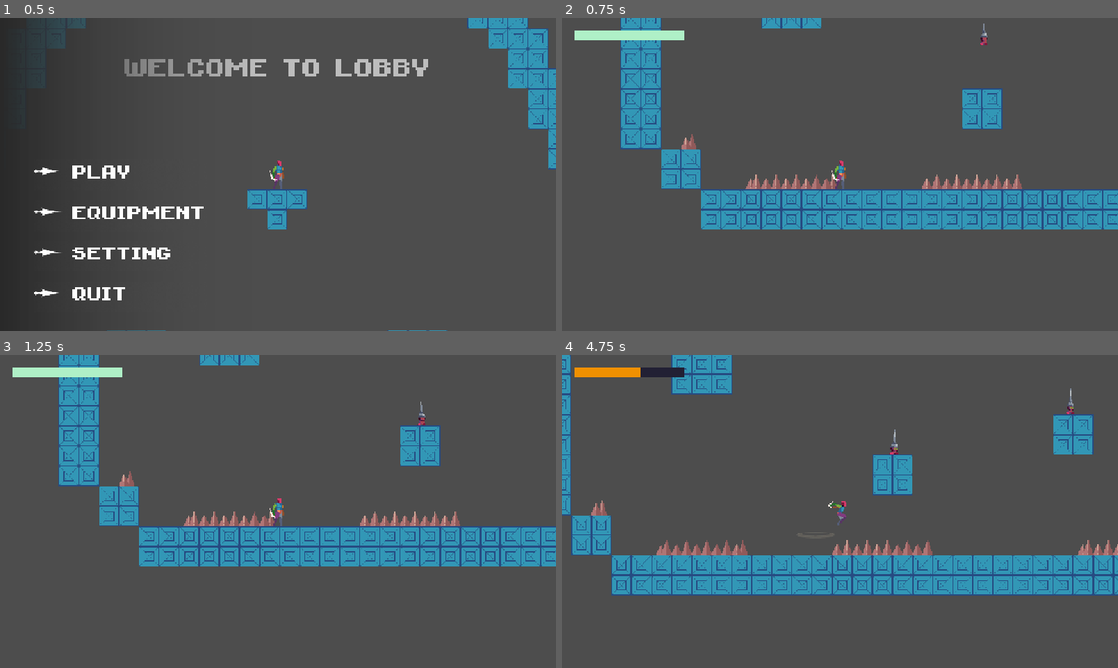
Above: before the commit, frames 1-4 (two rows, left to right).
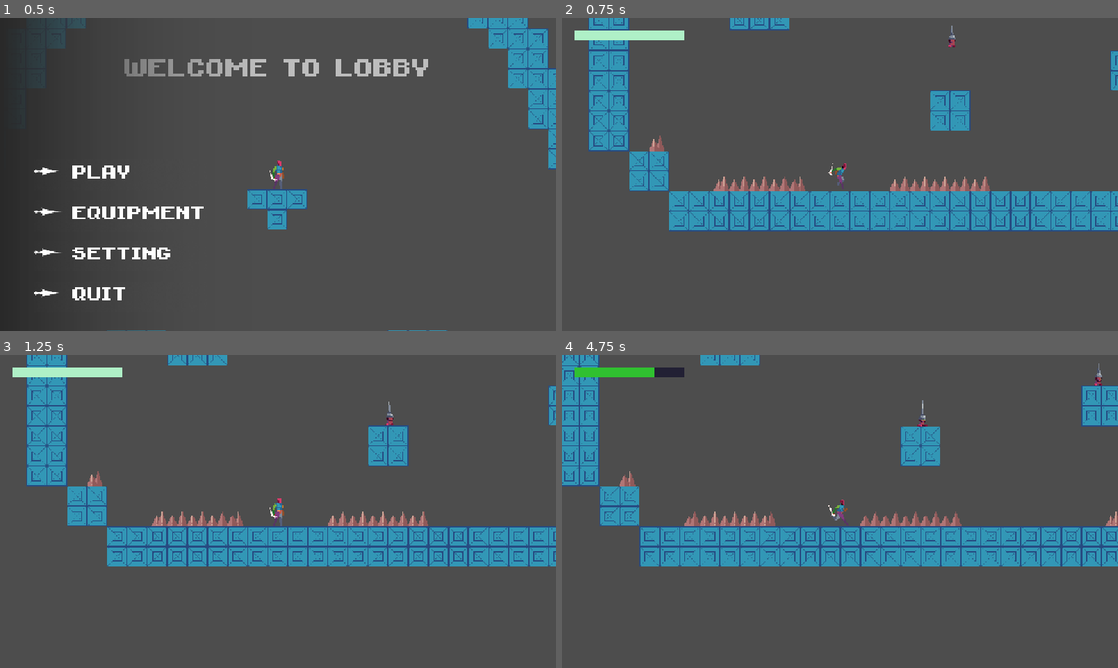
Above: after the commit, the same moments.

Repository: jbradlim08/MindBlade
Game: Godot game, scene res://scene/game/main_menu.tscn
The game is run twice, just before and just after one commit, with the same random seed, the same clock (stepped at 60 frames per second) and the same inputs.
Inputs (mouse positions are in pixels of both pictures, inside the frame that each line leads up to):
- Up to frame 1 (0.5 s): no input
- Up to frame 2 (0.75 s): click (684, 174) at 0.5 s
- Up to frame 3 (1.25 s): no input
- Up to frame 4 (4.75 s): tap Enter at 1.25 s; move the mouse to (962, 495) at 1.27 s; hold D (right) 1.28-2.78 s; tap Space (dash) at 1.35 s; click (962, 495) at 1.42 s; tap W (jump) at 1.52, 2.27, 3.77, 4.52 s; move the mouse to (728, 527) at 2.02 s; click (728, 527) at 2.1 s; move the mouse to (895, 442) at 2.77 s; hold A (left) 2.78-3.53 s; hold Middle mouse button (middle-mouse) 2.78-3.53 s; move the mouse to (812, 574) at 3.52 s; hold D (right) from 3.53 s (still down); right-click (812, 574) at 3.6 s; click (812, 574) at 3.67 s; move the mouse to (801, 549) at 4.27 s; tap Shift at 4.35 s; click (801, 549) at 4.42 s

Frame 1 is identical in both runs. In frame 2, 15% of the frame differs, in the area x 4-100%, y 0-69%; in frame 3, 13%; in frame 4, 28%, in the area x 0-100%, y 0-77%.

Commit message:
Fix the bug where the healthbar value is assigned first before the max_value just by swapping two line

Diff:
--- a/enemy/ground/headknife.gd
+++ b/enemy/ground/headknife.gd
@@ -22,7 +22,7 @@
 
 func _ready() -> void:
 	set_state(HKState.IDLE)
-	hp = DataManager.get_dummy_hp()
+	hp = DataManager.get_headknife_hp()
 	super()
 
 func _physics_process(delta: float) -> void:
--- a/global/data_manager.gd
+++ b/global/data_manager.gd
@@ -7,8 +7,8 @@
 #endregion
 
 #region Player
-var cur_player_hp: int = 100
-var max_player_hp: int = 100
+var cur_player_hp: int = 150
+var max_player_hp: int = 150
 
 func get_player_hp() -> int: return cur_player_hp
 func get_max_player_hp() -> int: return max_player_hp
@@ -40,6 +40,8 @@
 
 #region Enemy
 var dummy_hp: int = 250
+var headknife_hp: int = 100
 
 func get_dummy_hp() -> int: return dummy_hp
+func get_headknife_hp() -> int: return headknife_hp
 #endregion
--- a/scene/game/level.tscn
+++ b/scene/game/level.tscn
@@ -27,7 +27,7 @@
 [node name="ObjectContainer" parent="." instance=ExtResource("3_jnrmd")]
 
 [node name="Vier" parent="." node_paths=PackedStringArray("danger_tilemap") groups=["player"] instance=ExtResource("2_jnrmd")]
-position = Vector2(350, 585)
+position = Vector2(401, 576)
 danger_tilemap = NodePath("../Danger")
 
 [node name="Camera" parent="Vier" instance=ExtResource("8_u2b8d")]
--- a/script/health_bar.gd
+++ b/script/health_bar.gd
@@ -19,8 +19,9 @@
 	cur_hp = new_hp
 	max_hp = new_max_hp
 
-	value = cur_hp
 	max_value = max_hp
+	set_value(cur_hp)
+	print(value, max_value)
 
 	set_color()
 	set_size_and_position()
